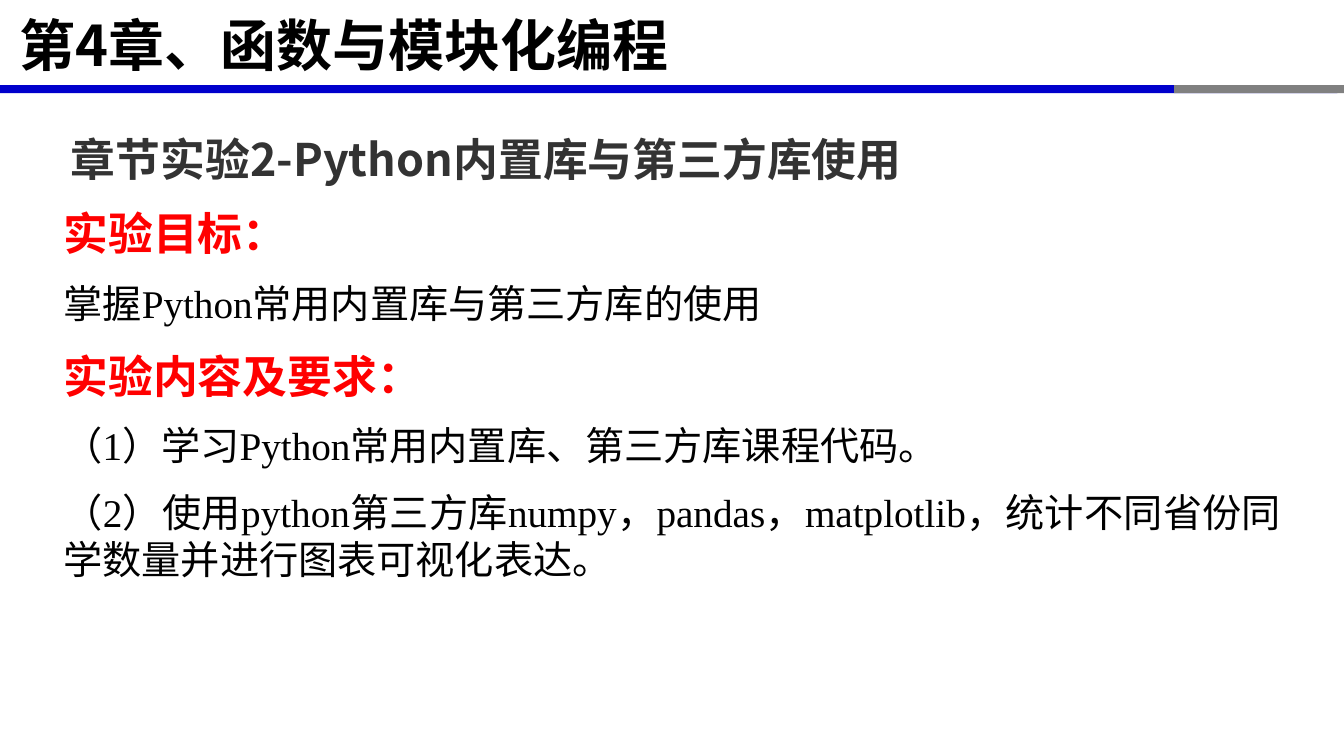
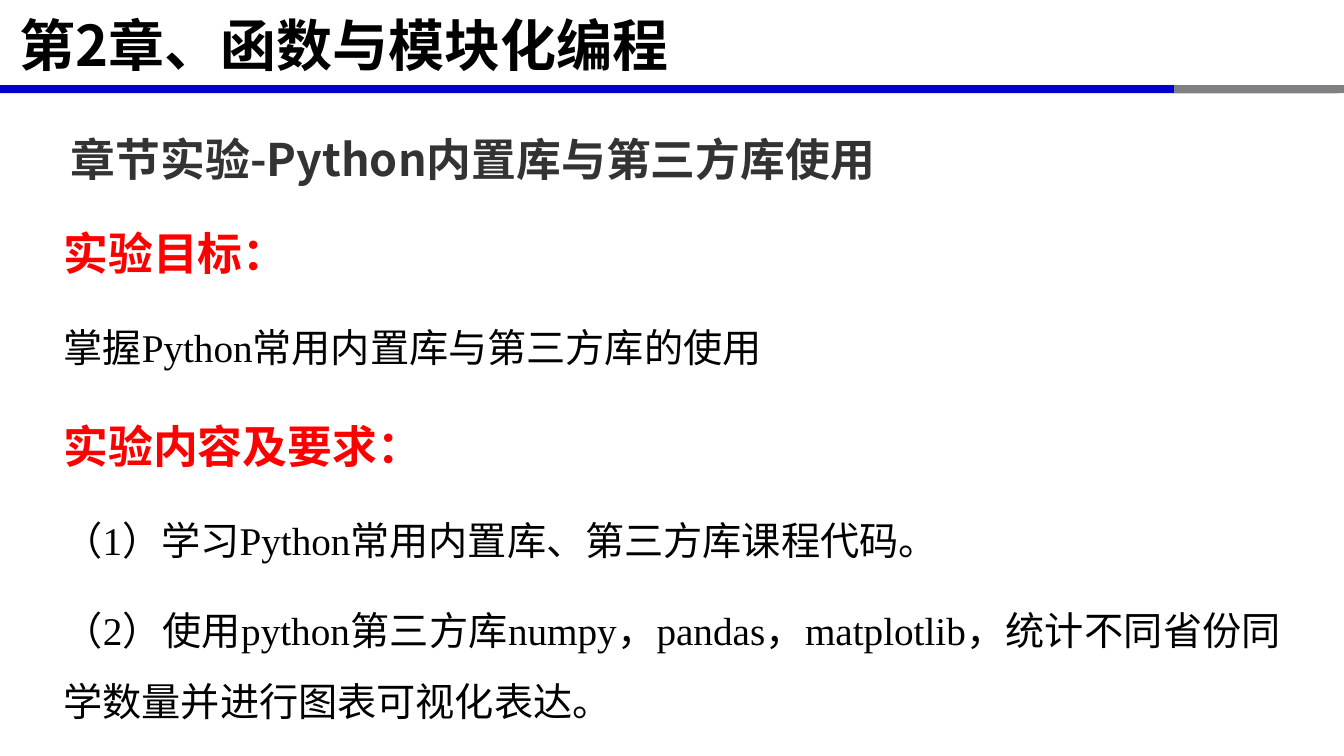
Before and after one commit to xinluo2018/rs-data-processing, a slide deck: slide 25 of 第2章-函数与模块化编程/第2章-函数与模块化编程.pptx (slide 26 before the commit). Drawn at 1344x756 pixels with LibreOffice and Linux fonts; fonts in the diff are those of the drawing. Boxes give left, top, right and bottom in pixels: in the first picture for what was removed or moved away, otherwise in the second. Text is boxed around its words. In the diff, an @@ line names an element or a change of style, - is before the commit and + after.

```diff
--- a/第2章-函数与模块化编程/第2章-函数与模块化编程.pptx
+++ b/第2章-函数与模块化编程/第2章-函数与模块化编程.pptx
@@ title at <box>20,17,668,71</box>: text changed @@
-第4章、函数与模块化编程
+第2章、函数与模块化编程
@@ text at <box>71,137,875,186</box>: text changed @@
-章节实验2-Python内置库与第三方库使用
+章节实验-Python内置库与第三方库使用
@@ text "实验目标：" at <box>63,231,1281,720</box>: line spacing 1 to 1.5 @@
```
Also in this commit, not shown: 3 other slides changed, 1 slide removed, 11 other files.
